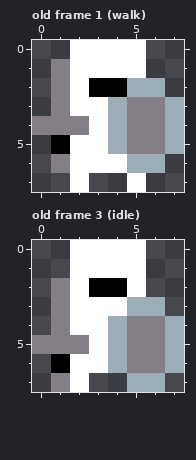
One commit to this pixel-art file: content/textures/white_knight.ase. Above is the file before it was changed.
8x8 pixels, 6 frames. Shown: old frame 1 (walk), old frame 3 (idle). The commit also changed other frames, which this record leaves out.
And afterwards:
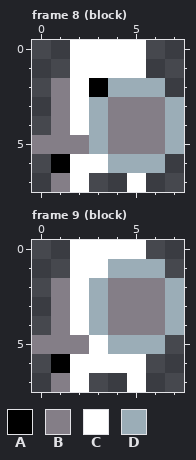
Palette (. is transparent): A #000000  B #847e87  C #ffffff  D #9badb7
A new or re-ordered frame is compared with the old frame closest to it.
Changes in this commit:
frames 6 -> 9
Frame 8 (block) is new; against old frame 1 (walk), layers "sword", "shield":
Colour B becomes colour A in row 6 at x 1.
The author put colour B in row 5 at x 0; in row 7 at x 1.
Colour A becomes colour B in row 5 at x 1.
Colour C becomes colour B in row 5 at x 2.
Colour D becomes colour B in rows 3 to 5 at x 4.
Colour B becomes colour C in row 4 at x 2.
Colour A becomes colour D in row 2 at x 4.
Colour C becomes colour D in rows 3 to 5 at x 3; in row 6 at x 4.
Colour B is gone in row 1 at x 1; in row 4 at x 0.
Frame 9 (block) is new; against old frame 3 (idle), layer "shield":
The author put colour B in row 2 at x 6.
Colour A becomes colour B in row 2 at x 4.
Colour C becomes colour B in row 2 at x 5; in row 3 at x 4.
Colour D becomes colour B in row 3 at x 5 to 6; in row 4 at x 4.
Colour B becomes colour C in row 6 at x 5.
Colour D becomes colour C in row 6 at x 4; in row 7 at x 5.
The author put colour D in row 1 at x 6; in rows 2 to 3 at x 7.
Colour A becomes colour D in row 2 at x 3.
Colour B becomes colour D in row 5 at x 5 to 6.
Colour C becomes colour D in row 1 at x 4 to 5; in rows 3 to 4 at x 3.
Colour B is gone in row 6 at x 6.
Colour D is gone in rows 5 to 6 at x 7; in row 7 at x 6.
Pixel boxes of the changes (left, top, right, bottom) in both pictures:
changed: (32, 59, 127, 192)
changed: (89, 259, 184, 392)
